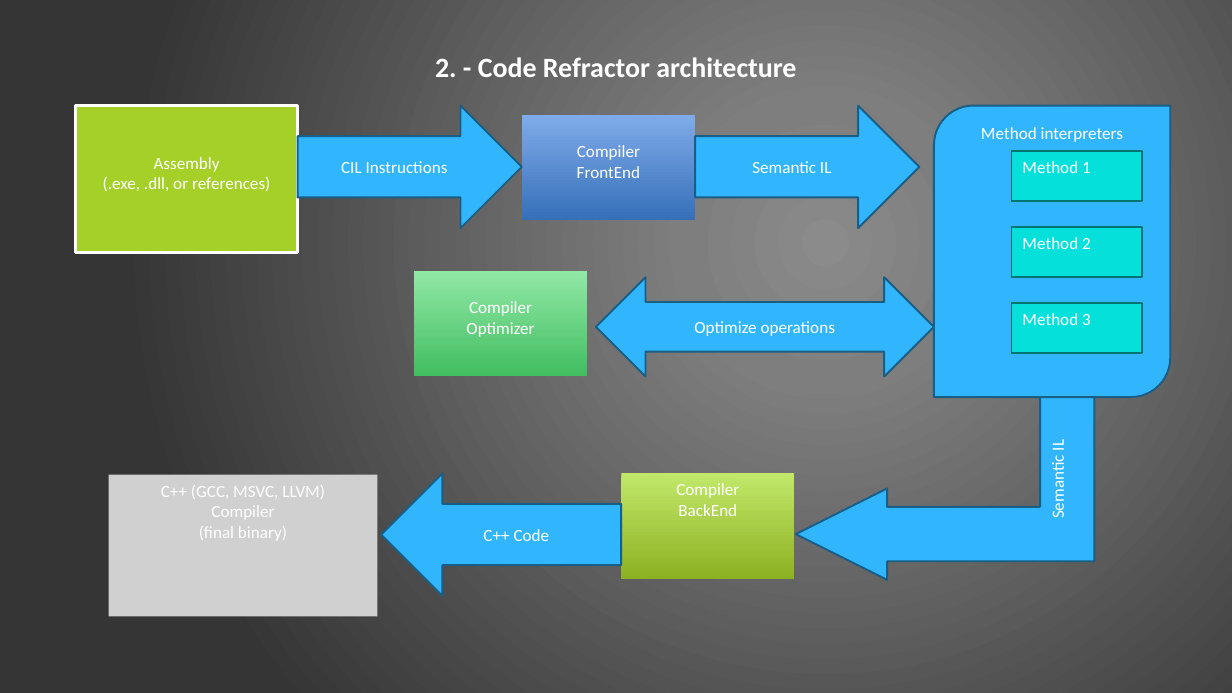
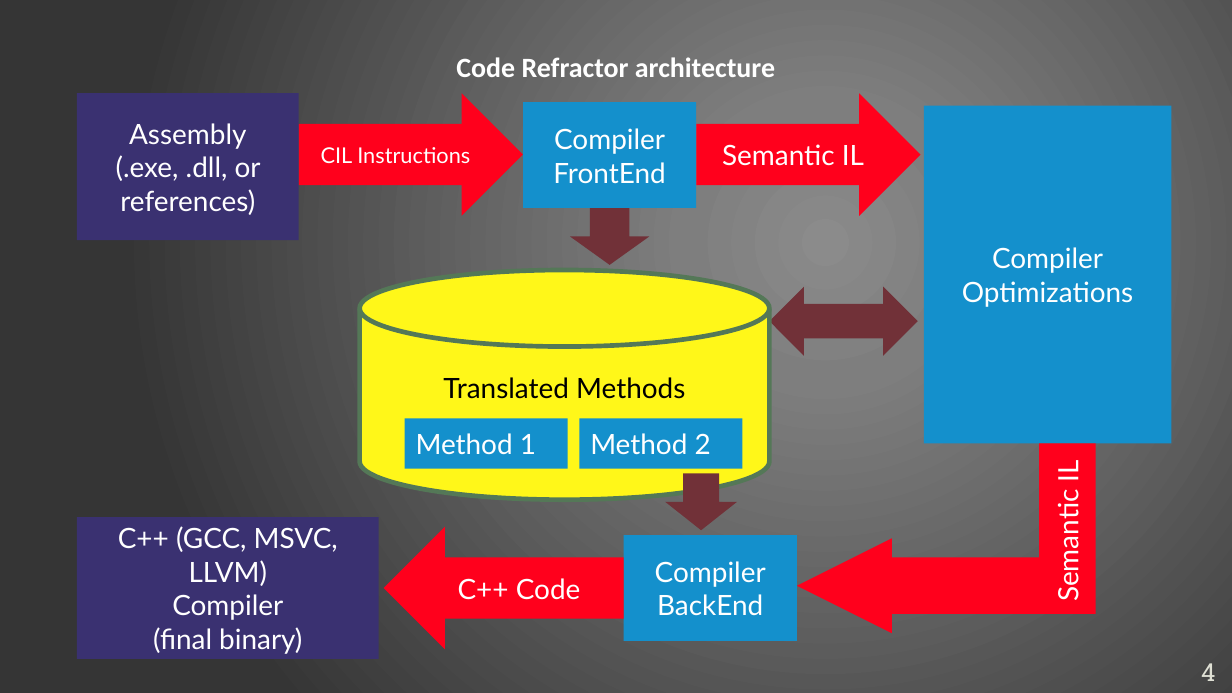
Before and after one commit to ciplogic/CodeRefractor, a slide deck: slide 4 of Documentation/Slides_final.pptx. Drawn at 1232x693 pixels with LibreOffice and Linux fonts; fonts in the diff are those of the drawing; grey boxes stand for pictures. Boxes give left, top, right and bottom in pixels: in the first picture for what was removed or moved away, otherwise in the second. Text is boxed around its words. In the diff, an @@ line names an element or a change of style, - is before the commit and + after.

```diff
--- a/Documentation/Slides_final.pptx
+++ b/Documentation/Slides_final.pptx
@@ text at box(456, 57, 775, 77): text changed @@
-2. - Code Refractor architecture
+Code Refractor architecture
@@ rectangle "Assembly" at box(77, 93, 298, 240): size 11 to 18 pt, font Calibri to Lato; vertical alignment top to middle; fill #A5D028 to #3A3171; outline #FFFFFF 2.01 pt to none @@
@@ right arrow "CIL Instructions" at box(298, 93, 523, 216): size 11 to 14 pt, font Calibri to Lato; fill #31B6FD to #FF001C; outline #195E84 1.25 pt to none @@
@@ rectangle "Compiler" at box(523, 103, 696, 209): size 11 to 18 pt, font Calibri to Lato; vertical alignment top to middle; fill gradient #7FABE9 to #3670B9 to #1490CC @@
@@ 2 rectangles, 2 right arrows: place and size @@
-2 rectangles, 2 right arrows at box(76, 105, 920, 253)
+2 rectangles, 2 right arrows at box(77, 93, 921, 240)
@@ rectangle "Compiler": place and size @@
-rectangle "Compiler" at box(414, 271, 587, 377)
+rectangle "Compiler" at box(925, 105, 1173, 443)
@@ rectangle "Compiler" at box(925, 105, 1173, 443): vertical alignment top to middle; fill gradient #91E8A6 to #41BE60 to #1490CC @@
@@ round diag rect removed at box(935, 105, 1171, 397) @@
-Method interpreters
@@ down arrow added at box(570, 208, 650, 265), fill #713138 @@
@@ text in rectangle at box(992, 247, 1103, 273): size 11 to 18 pt, font Calibri to Lato in "Compiler" @@
@@ cylinder added at box(360, 271, 770, 501), fill #FFF719, outline #547957 3 pt, 18 pt, text #000000 @@
+Translated Methods
@@ left right arrow: place and size @@
-left right arrow at box(596, 277, 934, 377)
+left right arrow at box(769, 286, 918, 356)
@@ left right arrow at box(769, 286, 918, 356): fill #31B6FD to #713138; outline #195E84 1.25 pt to none @@
@@ text in rectangle at box(962, 281, 1133, 307): text changed; size 11 to 18 pt; font Calibri to Lato @@
-Optimizer
+Optimizations
@@ text in left right arrow at box(694, 321, 835, 336): text removed @@
-Optimize operations
@@ rectangle removed at box(1012, 303, 1143, 353) @@
-Method 3
@@ rectangle "Method 1": place and size @@
-rectangle "Method 1" at box(1012, 151, 1143, 201)
+rectangle "Method 1" at box(405, 418, 568, 468)
@@ rectangle "Method 1" at box(405, 418, 568, 468): size 11 to 18 pt, font Calibri to Lato; vertical alignment top to middle; fill #05E0DB to #1490CC; outline #027472 1.25 pt to none @@
@@ rectangle "Method 2" at box(579, 418, 742, 468): size 11 to 18 pt, font Calibri to Lato; vertical alignment top to middle; fill #05E0DB to #1490CC; outline #027472 1.25 pt to none @@
@@ rectangle "Method 2": place and size @@
-rectangle "Method 2" at box(1012, 227, 1143, 277)
+rectangle "Method 2" at box(579, 418, 742, 468)
@@ bent up arrow "Semantic IL": place and size @@
-bent up arrow "Semantic IL" at box(796, 398, 1094, 580)
+bent up arrow "Semantic IL" at box(798, 443, 1096, 633)
@@ picture removed at box(108, 475, 378, 617) @@
-C++ (GCC, MSVC, LLVM)
-Compiler
-(final binary)
@@ down arrow added at box(665, 474, 737, 531), fill #713138 @@
@@ rectangle added at box(77, 518, 379, 660), fill #3A3171, 18 pt, text #FFFFFF @@
+C++ (GCC, MSVC, LLVM)
+Compiler
+(final binary)
@@ size 11 to 18 pt, font Calibri to Lato; fill #31B6FD to #FF001C; outline #195E84 1.25 pt to none in 3 elements at box(696, 93, 921, 216), box(798, 443, 1096, 633), box(383, 527, 624, 650) @@
@@ right arrow "C++ Code": place and size @@
-right arrow "C++ Code" at box(381, 474, 622, 597)
+right arrow "C++ Code" at box(383, 527, 624, 650)
@@ rectangle "Compiler": place and size @@
-rectangle "Compiler" at box(622, 474, 795, 580)
+rectangle "Compiler" at box(624, 536, 797, 642)
@@ rectangle "Compiler" at box(624, 536, 797, 642): size 11 to 18 pt, font Calibri to Lato; vertical alignment top to middle; fill gradient #C2E86A to #8CB122 to #1490CC @@
@@ page number added at box(1201, 663, 1215, 681), 16 pt, text #E0E0D4 @@
+4
```
Also in this commit, not shown: 11 other slides changed, 2 slides added, 2 slides removed, 1 other file.
